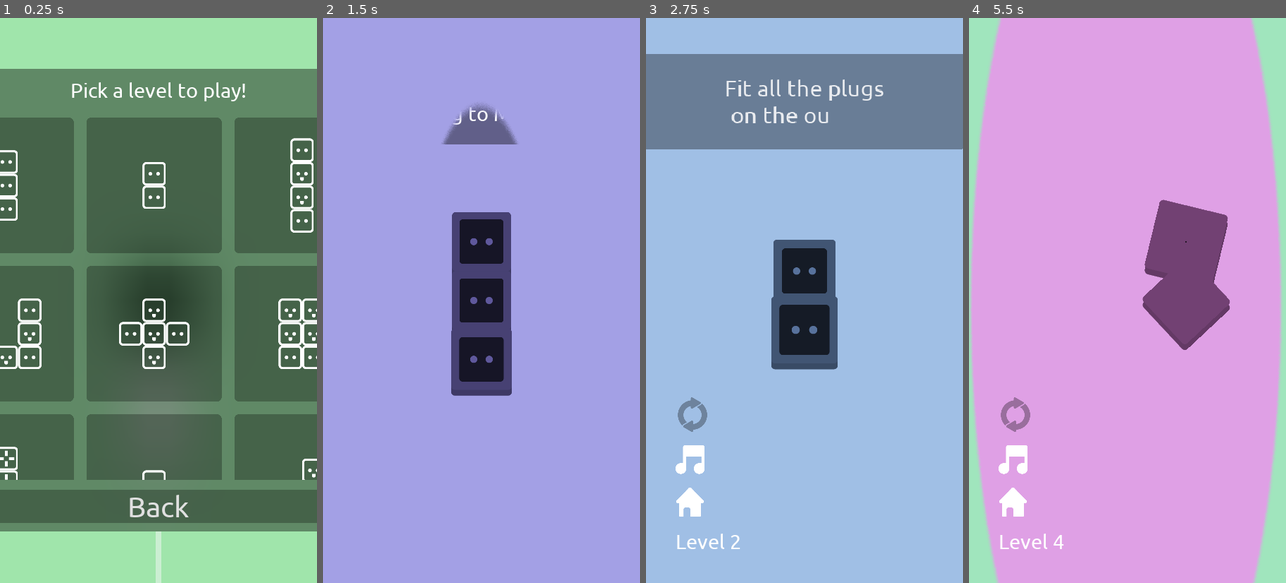
Above: before the commit, frames 1-4 (left to right).
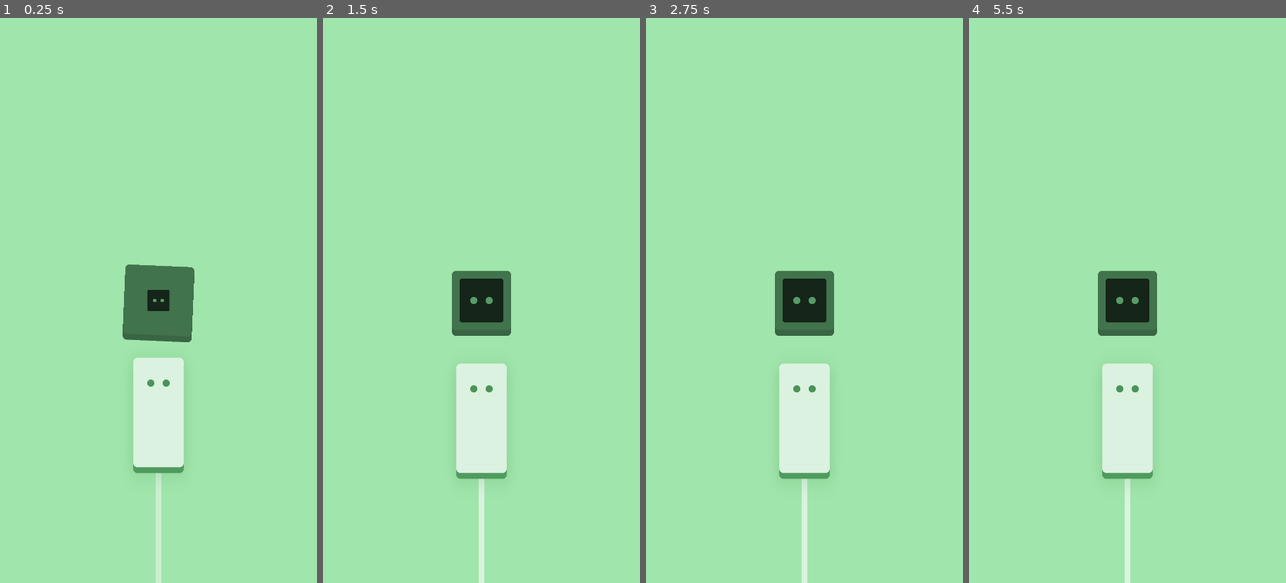
Above: after the commit, the same moments.

Repository: unSAME-Studio/ProjectOutlet
Game: Godot game, scene res://scenes/Menu.tscn
Same seed, same stepped clock (60 frames per second), same inputs: the game is played once before the commit and once after it.
Inputs (mouse positions are in pixels of both pictures, inside the frame that each line leads up to):
- Up to frame 1 (0.25 s): no input
- Up to frame 2 (1.5 s): click (329, 187) at 0.5 s, where only the run before the commit has a clickable "1"; click (367, 503) at 1.27 s
- Up to frame 3 (2.75 s): click (801, 187) at 2 s, where only the run before the commit has a clickable "2"
- Up to frame 4 (5.5 s): click (1013, 503) at 2.77 s; click (1270, 187) at 3.5 s, where only the run before the commit has a clickable "3"; click (1013, 503) at 4.27 s; click (975, 334) at 5 s, where only the run before the commit has a clickable "4"

The runs differ from the first frame. In frame 1, 82% of the frame differs, in the area x 0-100%, y 9-91%; in frame 2, 99%; in frame 3, 99%, in the area x 0-100%, y 0-100%; in frame 4, 93%.

Commit message:
Updated Drop Shadow

Diff:
--- a/objects/Plug.gd
+++ b/objects/Plug.gd
@@ -109,11 +109,11 @@
 	$Outline.set_polygon($Body.get_polygon())
 	$Outline.uv = $Body.uv
 	$Outline.set_offset($Body.get_offset())
-	$Outline.set_position($Body.get_position())
+	$Outline.set_position($Body.get_position() + Vector2(0, 20))
 
 	# set drop shadow size and position
 	$DropShadow.set_scale(size)
-	$DropShadow.set_position($Body.get_position())
+	$DropShadow.set_position($Outline.get_position())
 	$DropShadow.set_modulate(ColorManager.color.main_dark)
 	$DropShadow.modulate.a = 0.2
 
@@ -335,11 +335,20 @@
 	if hovering:
 		#$Outline.set_scale(lerp($Outline.get_scale(), Vector2(1.2, 1.2), 25 * delta))
 		set_scale(lerp(get_scale(), Vector2(1.1, 1.1), 25 * delta))
+
+		# set drop shadow
+		$DropShadow.set_modulate(ColorManager.color.second)
+		$DropShadow.modulate.a = 0.5
 	else:
 		#$Outline.set_global_position(lerp($Outline.get_global_position(), $Body.get_global_position() + Vector2(0, 20), 25 * delta))
 		set_scale(lerp(get_scale(), Vector2(1, 1), 25 * delta))
 
+		# set drop shadow
+		$DropShadow.set_modulate(ColorManager.color.main_dark)
+		$DropShadow.modulate.a = 0.2
+
 	$Outline.set_global_position($Body.get_global_position() + Vector2(0, 20))
+	$DropShadow.set_position($Outline.get_position())
 
 
 # on drop
--- a/scenes/Editor.gd
+++ b/scenes/Editor.gd
@@ -44,6 +44,10 @@
 
 
 func _unhandled_input(event):
+	# go back to menu
+	if Input.is_action_just_pressed("editor"):
+		TransitionManager.play_out("res://scenes/Menu.tscn")
+
 	if $"CanvasLayer/Control/PanelContainer2/HBoxContainer3/PlayMode".is_pressed():
 
 		if Input.is_action_just_pressed("click"):
--- a/scenes/Menu.gd
+++ b/scenes/Menu.gd
@@ -51,7 +51,8 @@
 
 
 func _on_Editor_pressed():
-	get_tree().change_scene("res://scenes/Editor.tscn")
+	#get_tree().change_scene("res://scenes/Editor.tscn")
+	TransitionManager.play_out("res://scenes/Editor.tscn")
 
 
 func _on_Quit_pressed():
--- a/scenes/Menu.tscn
+++ b/scenes/Menu.tscn
@@ -114,6 +114,7 @@
 text = "Quit"
 
 [node name="Levels" type="CenterContainer" parent="CanvasLayer/Control"]
+visible = false
 anchor_right = 1.0
 anchor_bottom = 1.0
 grow_horizontal = 2
